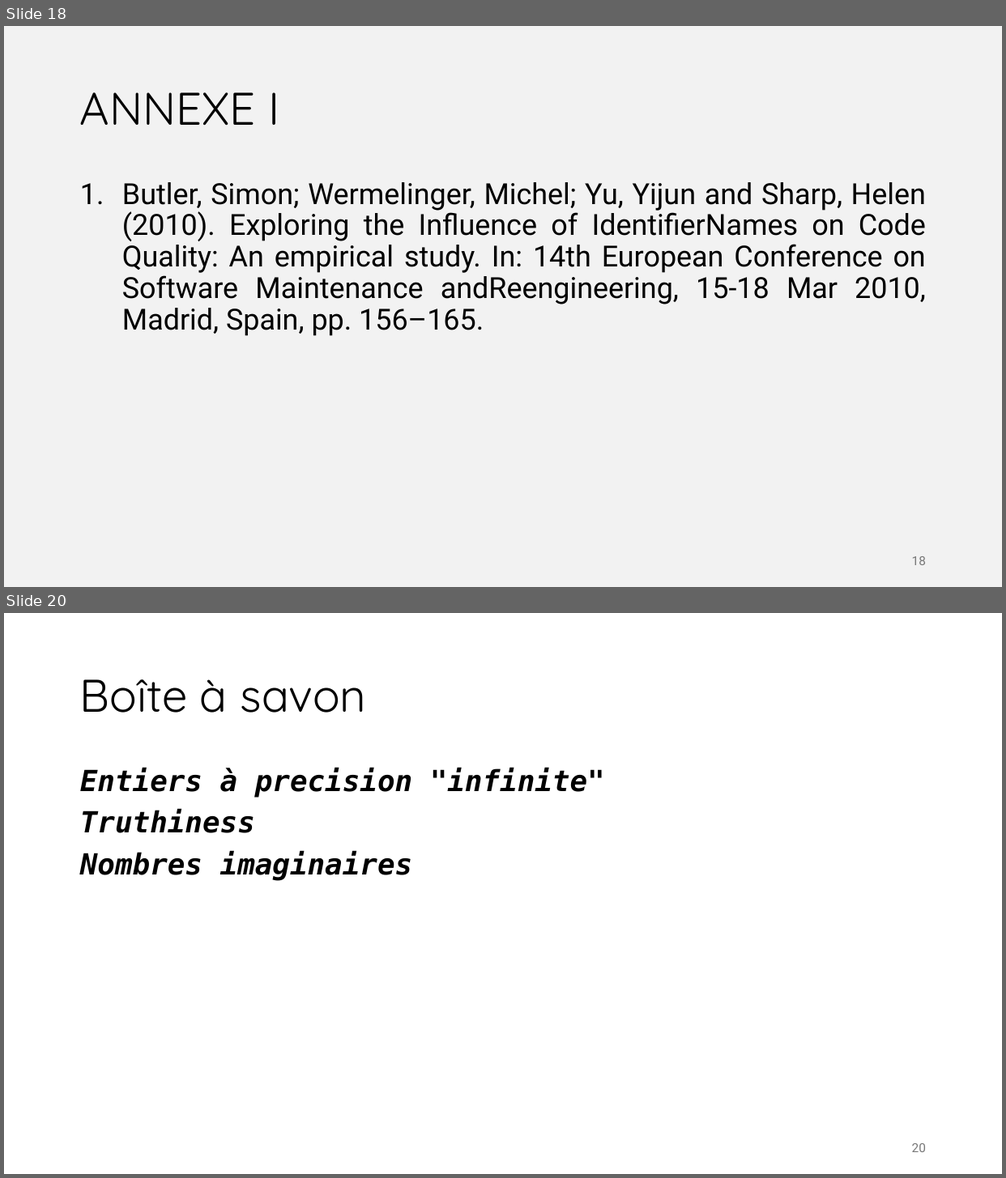
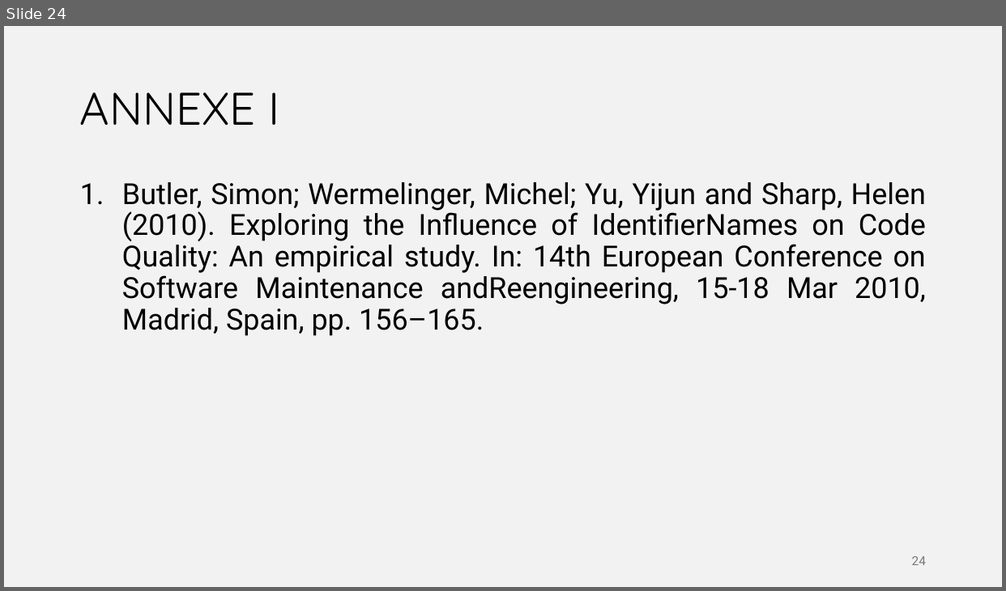
Before and after one commit to iannickgagnon/sagedays_iannick_2026, a slide deck: python_1/presentation_python_1.pptx. Shown one above the other, each under a label of ours: slides 18 and 20 before the commit, slide 24 after it; the slides between them are not shown. The pictures are 1006x1178 and 1006x591 pixels, drawn with LibreOffice and Linux fonts; fonts in the diff are those of the drawing. Boxes give left, top, right and bottom in pixels: in the first picture for what was removed or moved away, otherwise in the second. Text is boxed around its words. In the diff, an @@ line names an element or a change of style, - is before the commit and + after.

```diff
--- a/python_1/presentation_python_1.pptx
+++ b/python_1/presentation_python_1.pptx
@@ slide 20 removed at (4, 613, 1002, 1174), background #FFFFFF @@
@@ title removed at (80, 679, 366, 713) @@
-Boîte à savon
@@ text removed at (80, 768, 605, 881) @@
-Entiers à precision "infinite"
-Truthiness
-Nombres imaginaires
@@ page number removed at (912, 1144, 926, 1152) @@
-20
@@ what was slide 18 is now slide 24 @@
@@ page number at (912, 557, 926, 565): text changed @@
-18
+24
```
Also in this commit, not shown: 3 slides changed, 6 slides added, 1 other slide removed.
